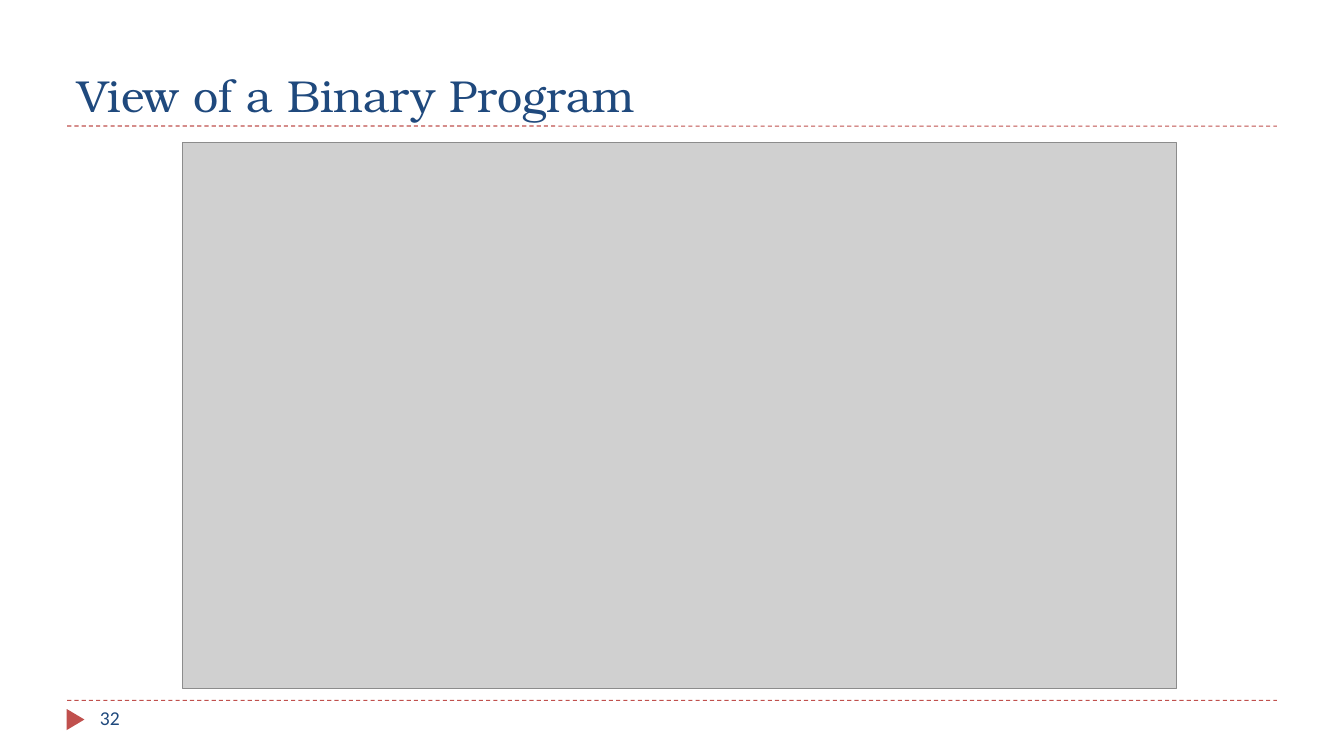
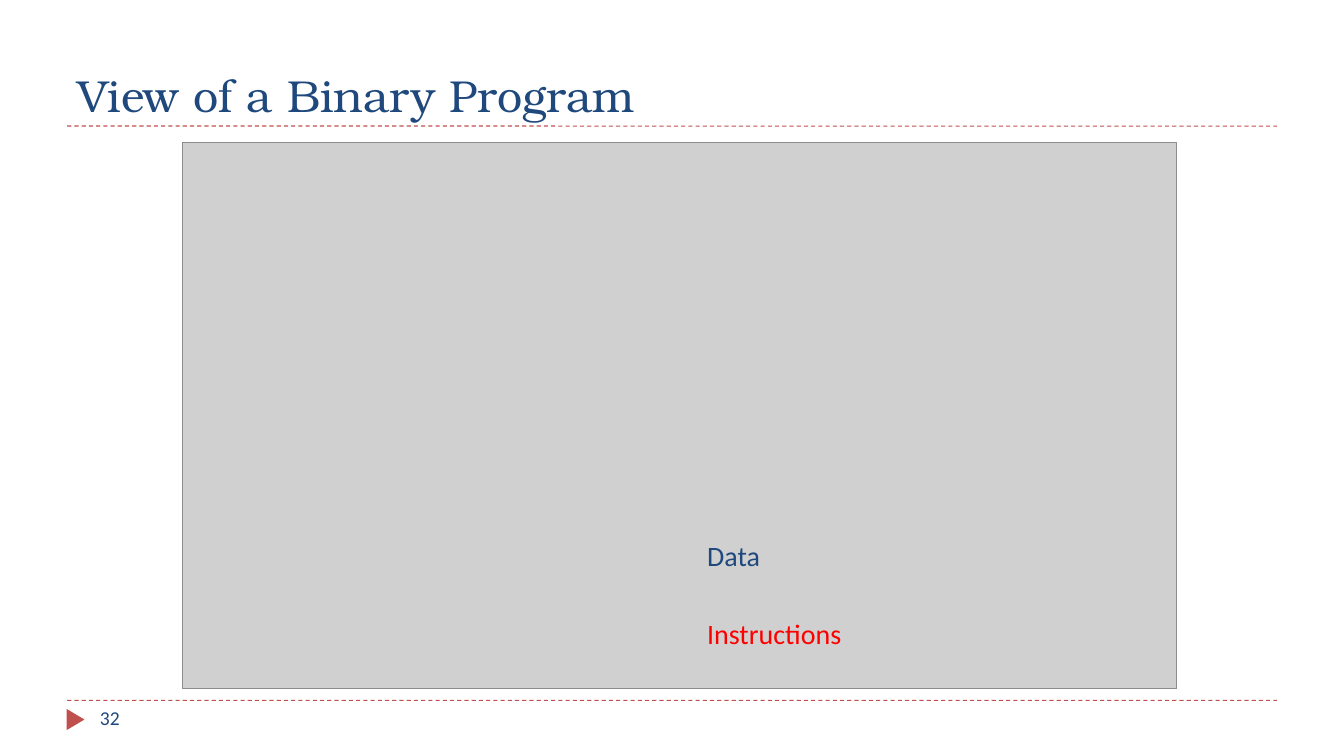
Before and after one commit to guhofstra/CSC111Fa26, a slide deck: slide 32 of PPTs/Ch1_See_Program_Running.pptx. Drawn at 1344x756 pixels with LibreOffice and Linux fonts; fonts in the diff are those of the drawing; grey boxes stand for pictures. Boxes give left, top, right and bottom in pixels: in the first picture for what was removed or moved away, otherwise in the second. Text is boxed around its words. In the diff, an @@ line names an element or a change of style, - is before the commit and + after.

```diff
--- a/PPTs/Ch1_See_Program_Running.pptx
+++ b/PPTs/Ch1_See_Program_Running.pptx
@@ text added at [707,548,760,566], 20 pt, text #1F497D @@
+Data
@@ text added at [707,624,841,644], 20 pt, text #FF0000 @@
+Instructions
```
Also in this commit, not shown: 1 other slide changed, 3 other files.
